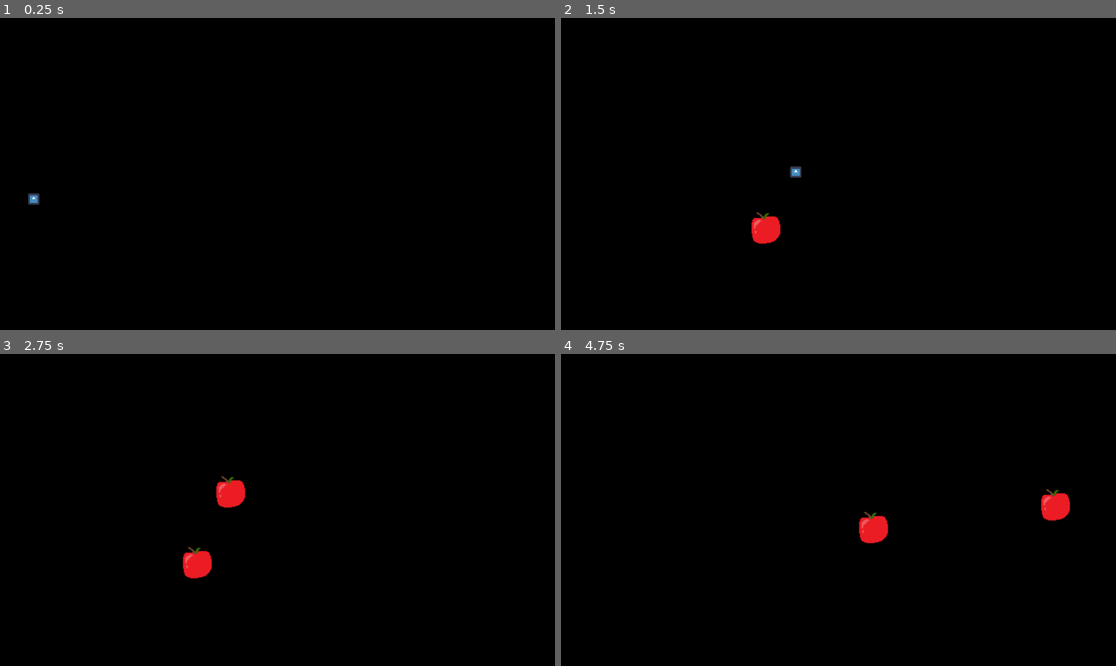
Above: before the commit, frames 1-4 (two rows, left to right).
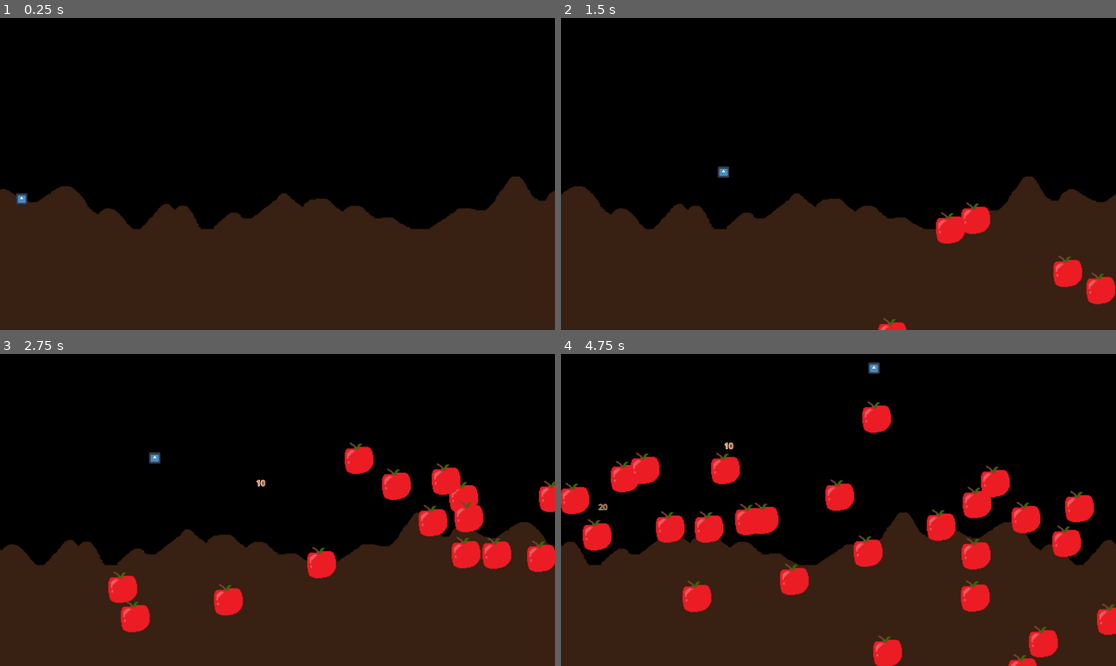
Above: after the commit, the same moments.

Repository: Kurooco/HonorsProject
Game: Godot game, scene res://globals/level_handler.tscn
Two runs of this game, one before a commit and one after it. Both use one fixed random seed, a clock stepped at 60 frames per second and the inputs below. The engine's default icon, where the game draws it, is replaced by a stand-in: a white triangle on a blue panel in a dark square.
Inputs:
- Up to frame 1 (0.25 s): no input
- Up to frame 2 (1.5 s): hold Right (right) from 0.53 s (still down); tap Up (jump) at 0.77 s
- Up to frame 3 (2.75 s): tap Up (jump) at 1.52 s; release Right (right) at 2.03 s; hold Left (left) from 2.03 s (still down)
- Up to frame 4 (4.75 s): release Left (left) at 2.78 s; hold Right (right) 2.78-4.28 s; tap Up (jump) at 3.02, 3.77, 4.52 s; hold Left (left) from 4.28 s (still down)

The runs differ from the first frame. In frame 1, 39% of the frame differs, in the area x 0-100%, y 50-100%; in frame 2, 40%; in frame 3, 43%; in frame 4, 47%, in the area x 0-100%, y 2-100%.

Commit message:
made parallax, problem with food spawner
The spawner should only spawn food in the camera range to avoid lag

Diff:
--- a/scenes/level_objects/assist/food_spawner.gd
+++ b/scenes/level_objects/assist/food_spawner.gd
@@ -1,12 +1,13 @@
 extends Path2D
 
-@export var spawn_time = 0.1
+@export var spawn_time = 1
 @export var y_range = Vector2(-300, -100)
 @export var x_range = Vector2(-30, 30)
 
 
 func _ready():
-	$Timer.wait_time = spawn_time
+	$Timer.wait_time = spawn_time / curve.get_baked_length()
+
 
 
 func _on_timer_timeout():
--- a/scenes/level_objects/assist/food_spawner.tscn
+++ b/scenes/level_objects/assist/food_spawner.tscn
@@ -4,7 +4,6 @@
 
 [node name="FoodSpawner" type="Path2D"]
 script = ExtResource("1_w5tf6")
-spawn_time = 0.5
 
 [node name="PathFollow2D" type="PathFollow2D" parent="."]
 position = Vector2(-639.08, 284.437)
--- a/scenes/levels/level_1.gd
+++ b/scenes/levels/level_1.gd
@@ -1,8 +1,7 @@
 extends Node2D
 
-const CAMERA_SPEED = 20
+const CAMERA_SPEED = 100
 
 
 func _process(delta):
-	pass
-	#$Camera2D.position.x += delta * CAMERA_SPEED
+	$Camera2D.position.x += delta * CAMERA_SPEED
--- a/scenes/levels/level_1.tscn
+++ b/scenes/levels/level_1.tscn
@@ -2,15 +2,15 @@
 
 [ext_resource type="PackedScene" uid="uid://bkj34yi74b4m7" path="res://scenes/player/player.tscn" id="1_ksju7"]
 [ext_resource type="Script" uid="uid://bue5n6qihlk4c" path="res://scenes/levels/level_1.gd" id="1_x42e6"]
-[ext_resource type="PackedScene" uid="uid://ct0ogc4qicje4" path="res://scenes/level_objects/assist/food.tscn" id="2_6iamk"]
 [ext_resource type="PackedScene" uid="uid://c64x5ruyxsgfq" path="res://scenes/level_objects/assist/food_spawner.tscn" id="3_nsrm0"]
+[ext_resource type="Texture2D" uid="uid://f6ekqhi8ot83" path="res://art/parallax.png" id="5_6761a"]
 
 [sub_resource type="RectangleShape2D" id="RectangleShape2D_ksju7"]
 size = Vector2(199.25, 307.5)
 
 [sub_resource type="Curve2D" id="Curve2D_nsrm0"]
 _data = {
-"points": PackedVector2Array(0, 0, 0, 0, -655.08, 273.437, 0, 0, 0, 0, 500, 273.437)
+"points": PackedVector2Array(0, 0, 0, 0, -600, 273.437, 0, 0, 0, 0, 600, 273.437)
 }
 point_count = 2
 
@@ -29,11 +29,18 @@
 position = Vector2(-762.625, 394.25)
 shape = SubResource("RectangleShape2D_ksju7")
 
-[node name="Food" parent="." instance=ExtResource("2_6iamk")]
-position = Vector2(83.0799, 62.5631)
+[node name="FoodSpawner" parent="." instance=ExtResource("3_nsrm0")]
+position = Vector2(544.08, 62.5631)
+curve = SubResource("Curve2D_nsrm0")
+spawn_time = 100
+y_range = Vector2(-800, -500)
 
-[node name="FoodSpawner" parent="." instance=ExtResource("3_nsrm0")]
-position = Vector2(83.0799, 62.5631)
-curve = SubResource("Curve2D_nsrm0")
-spawn_time = 1.0
-y_range = Vector2(-800, -500)
+[node name="Parallax2D" type="Parallax2D" parent="."]
+z_index = -50
+scroll_scale = Vector2(0.8, 0.8)
+repeat_size = Vector2(1152, 0)
+
+[node name="Sprite2D" type="Sprite2D" parent="Parallax2D"]
+position = Vector2(-11, -199)
+texture = ExtResource("5_6761a")
+centered = false
Binary file added: art/parallax.png
Not shown, added: art/parallax.png.import
